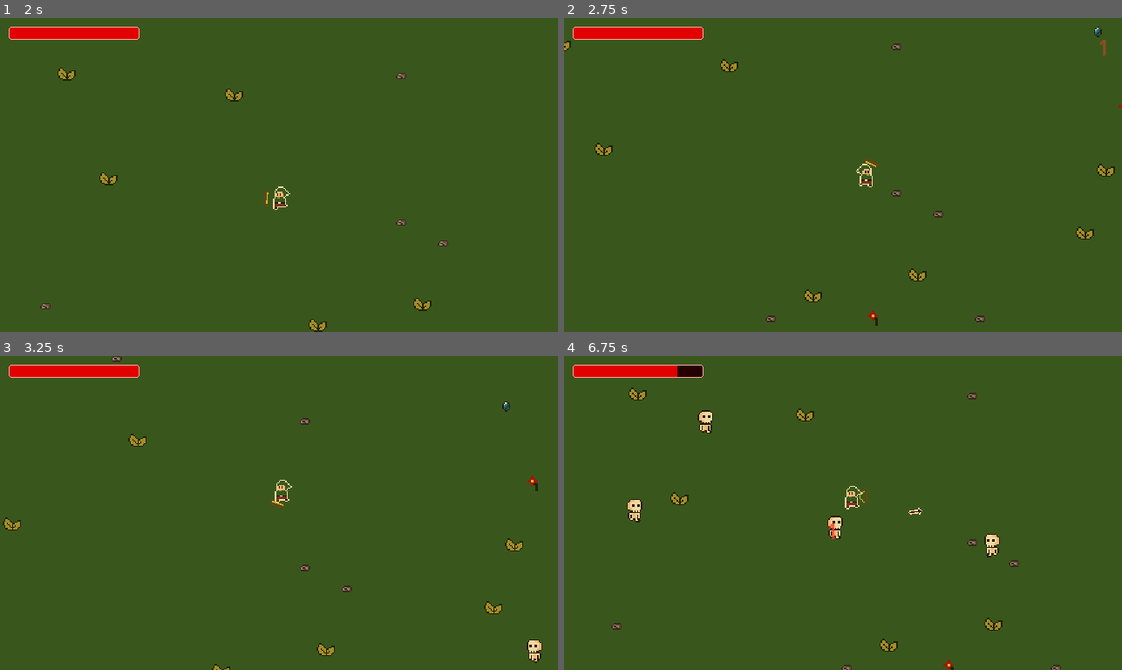
Above: before the commit, frames 1-4 (two rows, left to right).
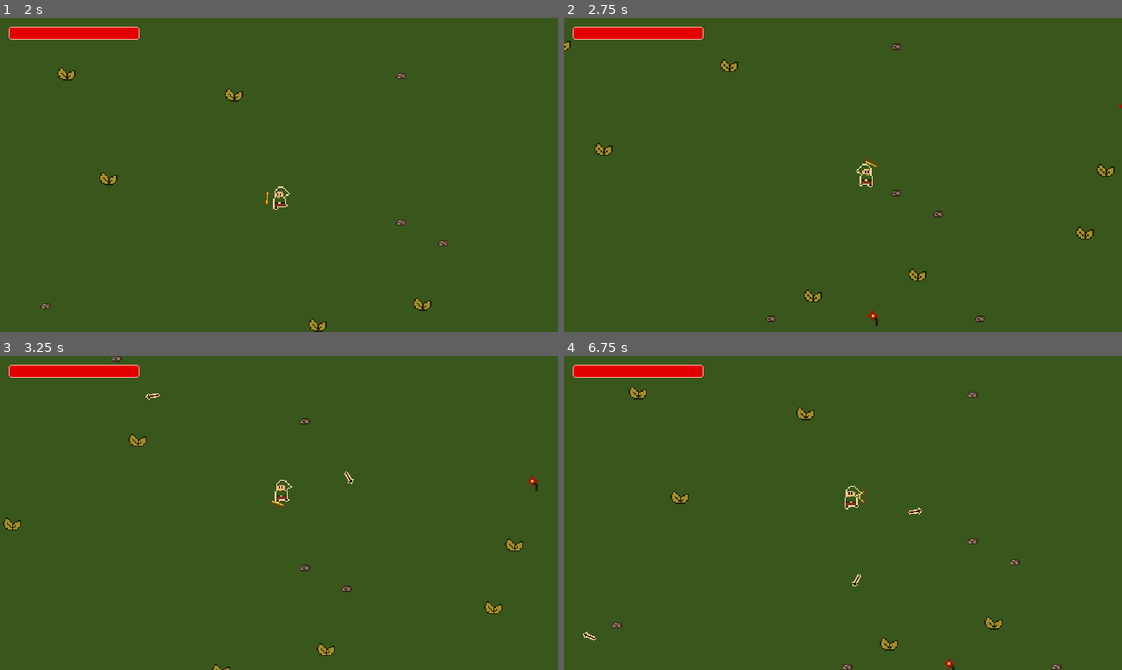
Above: after the commit, the same moments.

Repository: danilomacb/RAMter
Game: Godot game, scene res://Scenes/Game.tscn
The game is run twice, just before and just after one commit, with the same random seed, the same clock (stepped at 60 frames per second) and the same inputs.
Inputs (mouse positions are in pixels of both pictures, inside the frame that each line leads up to):
- Up to frame 1 (2 s): tap Enter at 0.5 s; move the mouse to (401, 159) at 0.52 s; press the mouse at (401, 159) at 0.53 s; hold Right (MoveRight) 0.53-1.28 s; move the mouse to (167, 190) at 1.27 s; release the mouse at (167, 190) at 1.28 s; hold Down (MoveDown) from 1.28 s (still down); click (167, 190) at 1.35 s
- Up to frame 2 (2.75 s): move the mouse to (898, 105) at 2.02 s; release Down (MoveDown) at 2.03 s; press the mouse at (898, 105) at 2.03 s; hold Right (MoveRight) from 2.03 s (still down)
- Up to frame 3 (3.25 s): move the mouse to (251, 575) at 2.77 s; release Right (MoveRight) at 2.78 s; release the mouse at (251, 575) at 2.78 s; hold Up (MoveUp) from 2.78 s (still down); click (251, 575) at 2.85 s
- Up to frame 4 (6.75 s): move the mouse to (1010, 560) at 3.52 s; release Up (MoveUp) at 3.53 s; press the mouse at (1010, 560) at 3.53 s; hold Left (MoveLeft) 3.53-5.03 s; move the mouse to (675, 465) at 4.27 s; release the mouse at (675, 465) at 4.28 s; click (675, 465) at 4.35 s; move the mouse to (870, 513) at 5.02 s; press the mouse at (870, 513) at 5.03 s; hold Down (MoveDown) 5.03-5.78 s; move the mouse to (759, 434) at 5.77 s; release the mouse at (759, 434) at 5.78 s; hold Right (MoveRight) 5.78-6.53 s; click (759, 434) at 5.85 s; move the mouse to (965, 497) at 6.52 s; press the mouse at (965, 497) at 6.53 s; hold Up (MoveUp) from 6.53 s (still down)

Frame 1 is identical in both runs. In frame 2, less than 0.1% of the frame differs, in the area x 95-98%, y 2-12%; in frame 3, 0.3%; in frame 4, 1.5%, in the area x 3-90%, y 3-100%.

Commit message:
reflector implemented

Diff:
--- a/Prefabs/PlayerArrow.tscn
+++ b/Prefabs/PlayerArrow.tscn
@@ -19,4 +19,7 @@
 [node name="WhiteSquare" type="Sprite2D" parent="."]
 texture = ExtResource("2_y63eb")
 
+[node name="VisibleOnScreenNotifier2D" type="VisibleOnScreenNotifier2D" parent="."]
+
 [connection signal="area_entered" from="." to="." method="_on_area_entered"]
+[connection signal="screen_exited" from="VisibleOnScreenNotifier2D" to="." method="_on_visible_on_screen_notifier_2d_screen_exited"]
--- a/Scripts/EnemySpawnManager.gd
+++ b/Scripts/EnemySpawnManager.gd
@@ -9,7 +9,7 @@
 var height = ProjectSettings.get_setting("display/window/size/viewport_height")
 
 var rng = RandomNumberGenerator.new()
-var canSpawnEnemy = true
+var canSpawnEnemy = false
 
 const margin = 5
 
--- a/Scripts/Globals.gd
+++ b/Scripts/Globals.gd
@@ -4,3 +4,4 @@
 var UpgradeMultiShotCounter: int = 0
 var UpgradeReverseShotCounter: int = 0
 var UpgradePenetratorCounter: int = 0
+var UpgradeReflectorCounter: int = 10
--- a/Scripts/PlayerArrow.gd
+++ b/Scripts/PlayerArrow.gd
@@ -2,7 +2,13 @@
 
 @export var damage: float
 
-@onready var penetratorCounter = Globals.UpgradePenetratorCounter
+@onready var collisionShape2d: CollisionShape2D = $CollisionShape2D
+@onready var penetratorCounter: int = Globals.UpgradePenetratorCounter
+@onready var reflectorCounter: int = Globals.UpgradeReflectorCounter
+@onready var camera: Camera2D = get_node("/root/Game/Player/Camera2D")
+
+@onready var width = ProjectSettings.get_setting("display/window/size/viewport_width") / camera.zoom.x / 2
+@onready var height = ProjectSettings.get_setting("display/window/size/viewport_height") / camera.zoom.y / 2
 
 var direction: Vector2
 
@@ -17,3 +23,19 @@
 
 		if penetratorCounter < 0:
 			queue_free()
+
+func _on_visible_on_screen_notifier_2d_screen_exited():
+	if Globals.UpgradeReflectorCounter > 0:
+		if reflectorCounter <= 0:
+			queue_free()
+
+		if global_position.x > camera.global_position.x + width || global_position.x < camera.global_position.x - width:
+			direction = Vector2(direction.x * -1, direction.y)
+
+		if global_position.y < camera.global_position.y - height || global_position.y > camera.global_position.y + height:
+			direction = Vector2(direction.x, direction.y * -1)
+
+		var newRotation = atan2(direction.y, direction.x)
+		rotation = newRotation
+
+		reflectorCounter -= 1
--- a/Scripts/Upgrades.gd
+++ b/Scripts/Upgrades.gd
@@ -1,6 +1,6 @@
 extends Node2D
 
-enum UpgradeType {AttackSpeed, Multishot, ReverseShot, Penetrator}
+enum UpgradeType {AttackSpeed, Multishot, ReverseShot, Penetrator, Reflector}
 
 var playerArrow = load("res://Prefabs/PlayerArrow.tscn")
 
@@ -35,3 +35,5 @@
 			Globals.UpgradePenetratorCounter += 1
 		UpgradeType.AttackSpeed:
 			Globals.UpgradeAttackSpeedCounter += 1
+		UpgradeType.Reflector:
+			Globals.UpgradeReflectorCounter += 1
